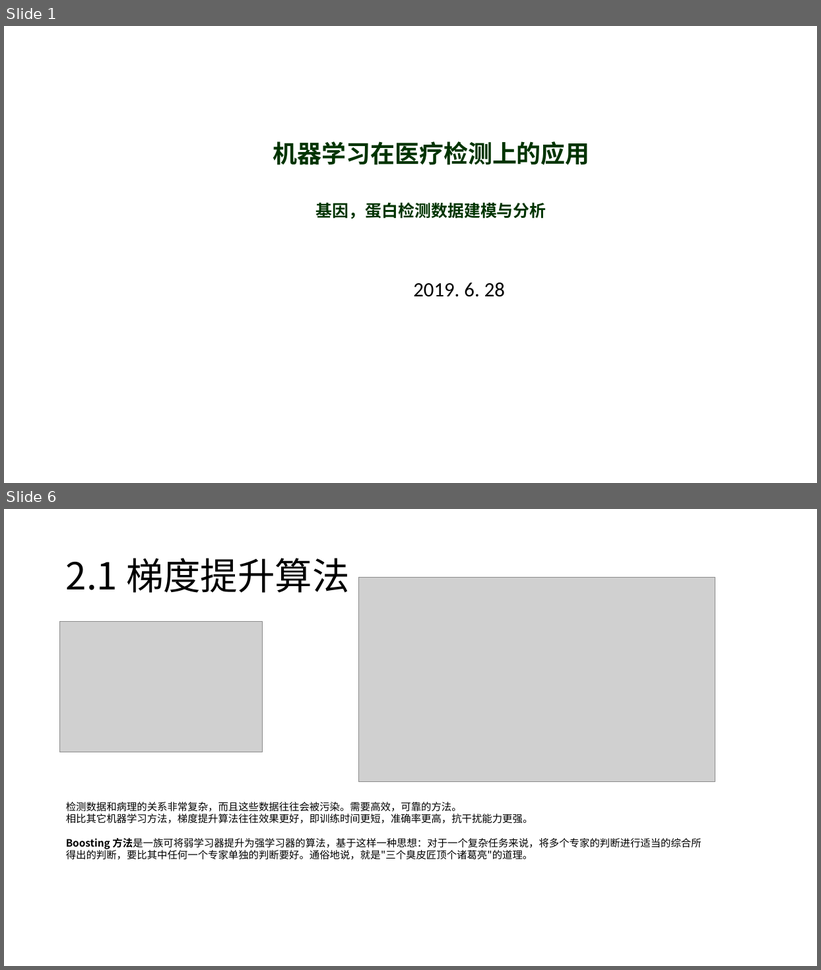
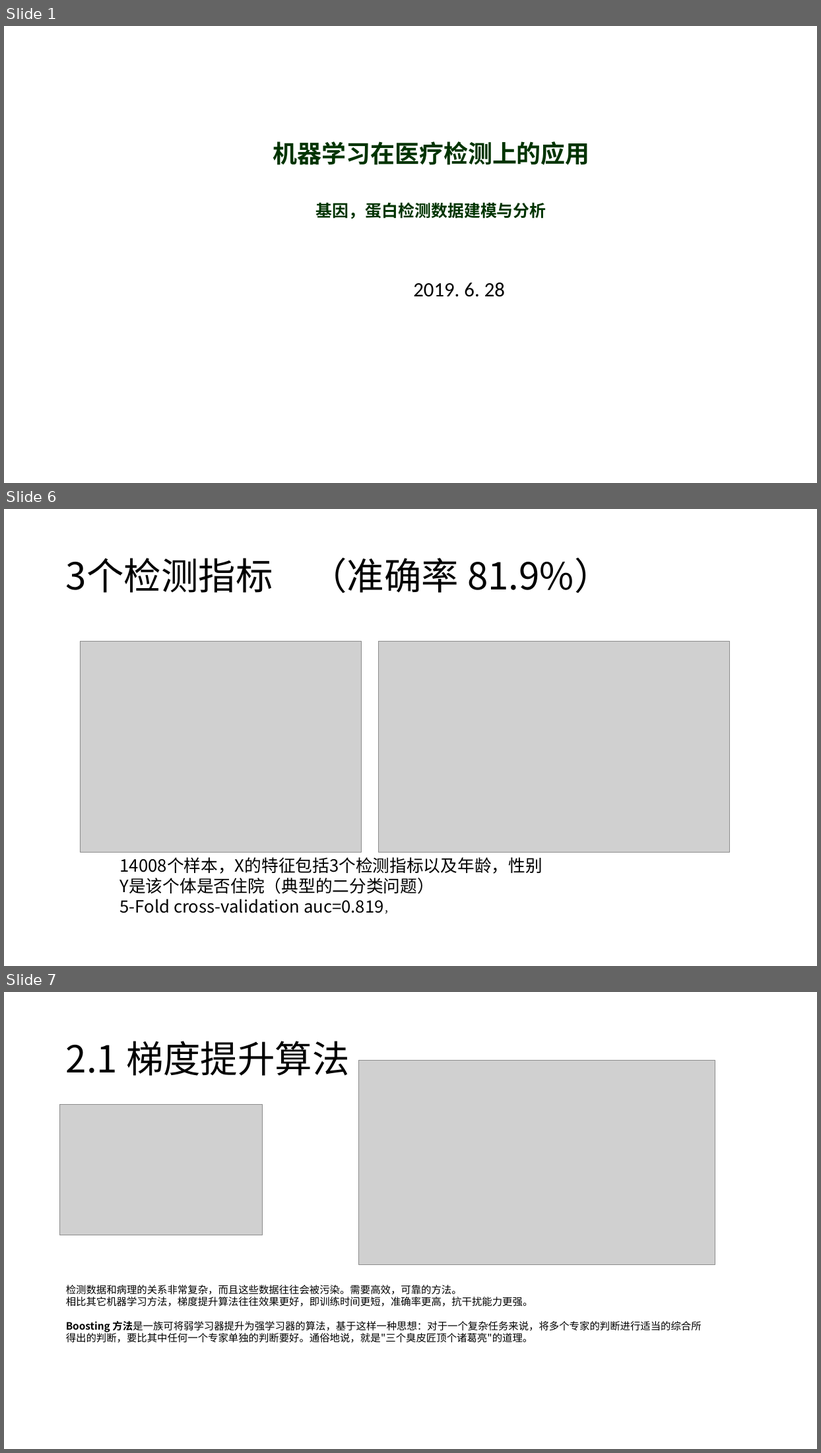
Before and after one commit to closest-git/POCTx, a slide deck: 机器学习在医疗检测上的应用.pptx. Shown one above the other, each under a label of ours: slides 1 and 6 before the commit, slides 1, 6 and 7 after it; the slides between them are not shown. The pictures are 821x970 and 821x1453 pixels, drawn with LibreOffice and Linux fonts; fonts in the diff are those of the drawing; grey boxes stand for pictures; background and template pictures are left out. Boxes give left, top, right and bottom in pixels: in the first picture for what was removed or moved away, otherwise in the second. Text is boxed around its words. In the diff, an @@ line names an element or a change of style, - is before the commit and + after.

```diff
--- a/机器学习在医疗检测上的应用.pptx
+++ b/机器学习在医疗检测上的应用.pptx
@@ slide 6 added at (4, 509, 817, 966), background #FFFFFF @@
@@ title added at (66, 558, 611, 593), 44 pt, text #000000 @@
+3个检测指标 （准确率 81.9%）
@@ picture added at (80, 642, 361, 852) @@
@@ picture added at (378, 642, 730, 852) @@
@@ text added at (120, 857, 543, 914), 20 pt, text #000000 @@
+14008个样本，X的特征包括3个检测指标以及年龄，性别
+Y是该个体是否住院（典型的二分类问题）
+5-Fold cross-validation auc=0.819，
@@ what was slide 6 is now slide 7 @@
```
Also in this commit, not shown: 4 other slides added, 4 slides removed, 2 other files.
